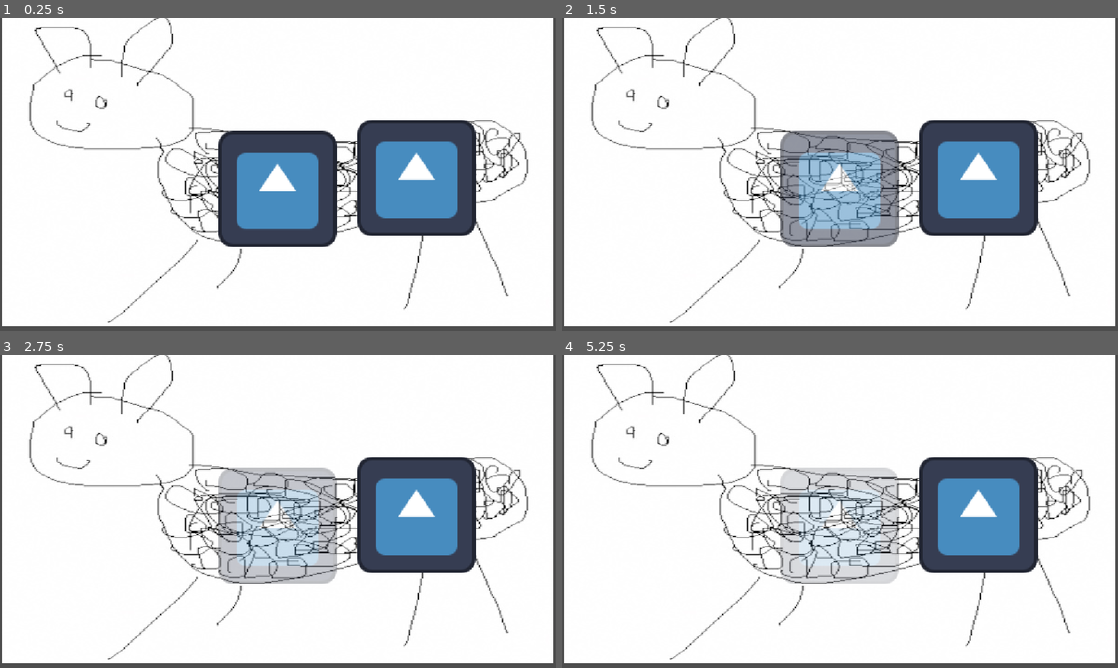
Above: before the commit, frames 1-4 (two rows, left to right).
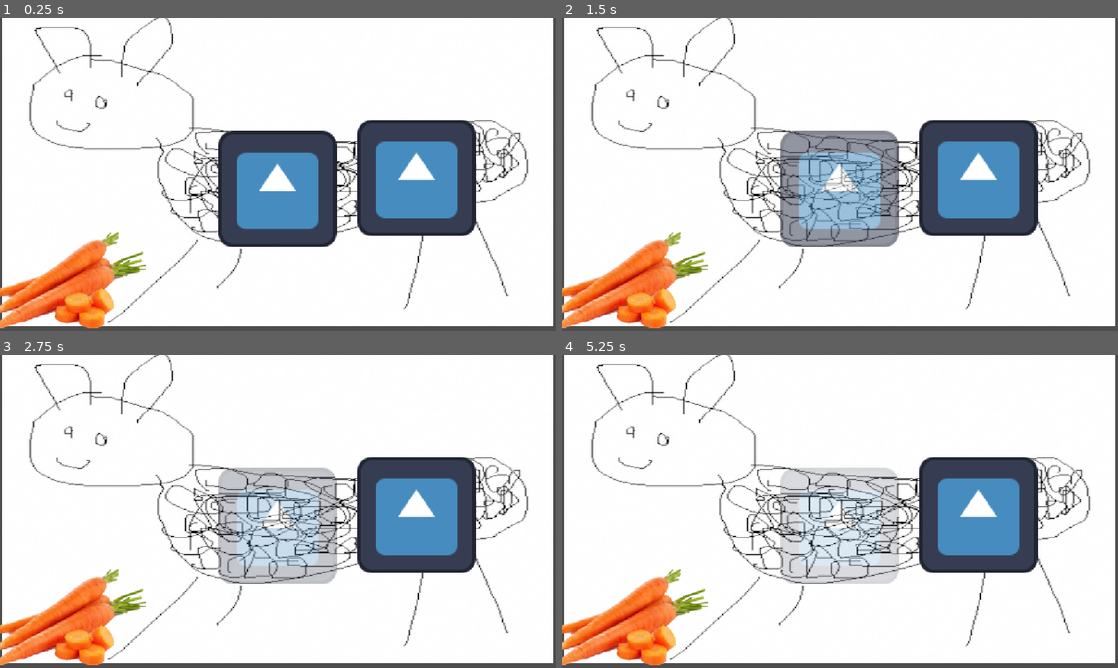
Above: after the commit, the same moments.

Repository: Corneeey/brackeys-2026
Game: Godot game, scene res://scenes/main.tscn
Same seed, same stepped clock (60 frames per second), same inputs: the game is played once before the commit and once after it. The engine's default icon, where the game draws it, is replaced by a stand-in: a white triangle on a blue panel in a dark square.
Inputs (mouse positions are in pixels of both pictures, inside the frame that each line leads up to):
- Up to frame 1 (0.25 s): no input
- Up to frame 2 (1.5 s): tap Enter at 0.5 s; move the mouse to (840, 171) at 0.52 s; move the mouse to (834, 155) at 1.27 s
- Up to frame 3 (2.75 s): move the mouse to (333, 442) at 2.02 s
- Up to frame 4 (5.25 s): tap Space at 2.75, 4.25 s; move the mouse to (812, 574) at 2.77 s; tap Enter at 3.5, 5 s; move the mouse to (1006, 558) at 3.52 s; move the mouse to (673, 464) at 4.27 s; move the mouse to (867, 511) at 5.02 s

The runs differ from the first frame. In frame 1, 4.0% of the frame differs, in the area x 0-27%, y 68-100%; in frame 2, 4.0%; in frame 3, 4.0%; in frame 4, 4.0%.

Commit message:
You feed sheep now

Diff:
--- /dev/null
+++ b/scenes/food.gd
@@ -0,0 +1 @@
+extends Area2D
--- /dev/null
+++ b/scenes/main.gd
@@ -0,0 +1,6 @@
+extends Node
+
+@onready var sheep = $Sheep
+
+func _on_food_mouse_entered() -> void:
+	sheep.has_food = true # Replace with function body.
--- a/scenes/main.tscn
+++ b/scenes/main.tscn
@@ -1,8 +1,30 @@
 [gd_scene format=3 uid="uid://bjaldegriam12"]
 
+[ext_resource type="Script" uid="uid://bcukoa831n6oq" path="res://scenes/main.gd" id="1_jyhfs"]
 [ext_resource type="PackedScene" uid="uid://d15otiv7naa7r" path="res://scenes/sheep.tscn" id="1_o5qli"]
+[ext_resource type="Texture2D" uid="uid://m5f6hs3j2hlb" path="res://assets/340.webp" id="2_sugp2"]
+[ext_resource type="Script" uid="uid://bxvnadqb2rnvt" path="res://scenes/food.gd" id="3_jyhfs"]
+
+[sub_resource type="RectangleShape2D" id="RectangleShape2D_sugp2"]
+size = Vector2(268, 189)
 
 [node name="Main" type="Node" unique_id=105591987]
+script = ExtResource("1_jyhfs")
 
-[node name="Sprite2D" parent="." unique_id=196554312 instance=ExtResource("1_o5qli")]
+[node name="Food" type="Area2D" parent="." unique_id=353692950]
+position = Vector2(137, 545)
+script = ExtResource("3_jyhfs")
+
+[node name="FoodSprite" type="Sprite2D" parent="Food" unique_id=1765252169]
+z_index = 1
+texture = ExtResource("2_sugp2")
+
+[node name="CollisionShape2D" type="CollisionShape2D" parent="Food" unique_id=944961517]
+position = Vector2(3, -4.5)
+shape = SubResource("RectangleShape2D_sugp2")
+
+[node name="Sheep" parent="." unique_id=196554312 instance=ExtResource("1_o5qli")]
 position = Vector2(575, 319)
+
+[connection signal="input_event" from="Food" to="." method="_on_food_input_event"]
+[connection signal="mouse_entered" from="Food" to="." method="_on_food_mouse_entered"]
--- a/scenes/sheep.gd
+++ b/scenes/sheep.gd
@@ -2,6 +2,7 @@
 
 var is_in_hover_on_body = false
 var is_hover_on_dirt = false
+@export var has_food = false
 
 var time_cared_for_sheep = 0.0
 var sheep_care = 0.0
@@ -18,10 +19,16 @@
 func _on_sheep_body_mouse_exited() -> void:
 	is_in_hover_on_body = false
 
+func _on_sheep_mouth_mouse_entered() -> void:
+	if(has_food):
+		sheep_care += 5
+		has_food = false
+
 func _process(delta: float) -> void:
+	print("Sheep-Care ", sheep_care)
+
 	if(is_in_hover_on_body):
 		time_cared_for_sheep += delta
-		print(time_cared_for_sheep)
 
 	if(is_hover_on_dirt):
 		sheep_care += 0.1
--- a/scenes/sheep.tscn
+++ b/scenes/sheep.tscn
@@ -5,7 +5,11 @@
 [ext_resource type="PackedScene" uid="uid://b5xldglsskp0p" path="res://scenes/dirt.tscn" id="3_6qn06"]
 
 [sub_resource type="RectangleShape2D" id="RectangleShape2D_vbo3h"]
-size = Vector2(535.4606, 324.06918)
+size = Vector2(161.26443, 163.15724)
+
+[sub_resource type="CapsuleShape2D" id="CapsuleShape2D_o5qli"]
+radius = 35.92453
+height = 71.84906
 
 [node name="Sheep" type="Sprite2D" unique_id=196554312]
 scale = Vector2(1.9161074, 1.3361344)
@@ -23,7 +27,14 @@
 position = Vector2(-4.1751313, -27.317616)
 shape = SubResource("RectangleShape2D_vbo3h")
 
+[node name="SheepMouth" type="Area2D" parent="." unique_id=49057151]
+
+[node name="CollisionShape2D" type="CollisionShape2D" parent="SheepMouth" unique_id=1294641180]
+position = Vector2(-221.28197, -76.33963)
+shape = SubResource("CapsuleShape2D_o5qli")
+
 [connection signal="mouse_entered" from="Dirt" to="." method="_on_dirt_mouse_entered"]
 [connection signal="mouse_exited" from="Dirt" to="." method="_on_dirt_mouse_exited"]
 [connection signal="mouse_entered" from="SheepBody" to="." method="_on_sheep_body_mouse_entered"]
 [connection signal="mouse_exited" from="SheepBody" to="." method="_on_sheep_body_mouse_exited"]
+[connection signal="mouse_entered" from="SheepMouth" to="." method="_on_sheep_mouth_mouse_entered"]
Binary file added: assets/340.webp
Not shown, added: assets/340.webp.import
Not shown, added: scenes/food.gd.uid
Not shown, added: scenes/main.gd.uid
